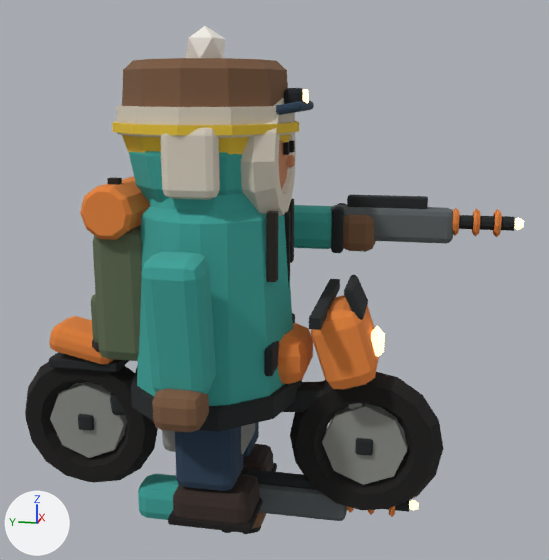
What one commit did to the glTF model apps/client/public/models/explorer.glb.
Both versions are drawn from a 50 mm lens placed at (-3.37, -0.95, 1.97), pointed at (0.0, -0.28, 1.13). The lights are fixed; the arrows at lower left show +X, +Y and +Z. The older version comes first. Where no turn or scale is listed for an object, it has been applied to the vertices.

In view in the first picture: 'ArmL', 'Bars', 'ChapkaEar', 'ChapkaTop', 'Engine', 'Fairing', 'FenderR', 'Fork', 'Frame', 'Fur', 'Headlight', 'Hub', 'Hub.001', 'LegL', 'Pack', 'Rim', 'Rim.001', 'Screen', 'Seat', 'Tail', 'Tank', 'Torso', 'Tyre', 'Tyre.001' and 44 more.
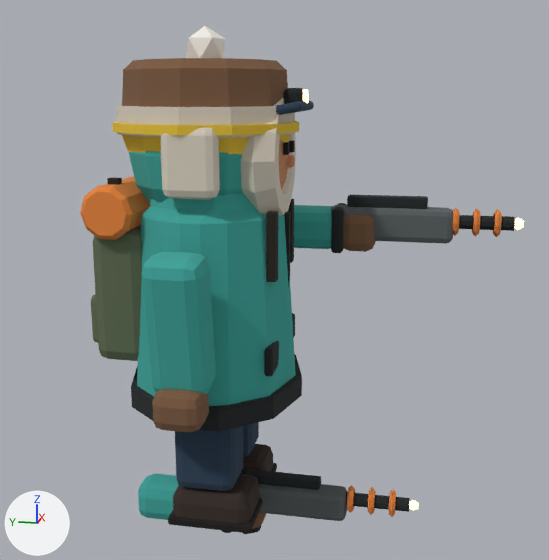
Boxes (x1, y1, x2, y2) around the edits, measured in the pictures (549 x 560 px):
```json
{"object": "Tyre", "change": "deleted", "before": [290, 372, 443, 510], "on screen": "black"}
{"object": "Tyre.001", "change": "deleted", "before": [25, 362, 158, 483], "on screen": "black"}
{"object": "Rim", "change": "deleted", "before": [322, 403, 408, 485]}
{"object": "Fairing", "change": "deleted", "before": [311, 295, 379, 389], "on screen": "orange"}
{"object": "Rim.001", "change": "deleted", "before": [50, 382, 127, 458]}
{"object": "Tail", "change": "deleted", "before": [49, 316, 114, 364], "on screen": "orange"}
{"object": "Tank", "change": "deleted", "before": [278, 323, 313, 384], "on screen": "orange"}
{"object": "Frame", "change": "deleted", "before": [110, 381, 324, 415]}
{"object": "FenderR", "change": "deleted", "before": [49, 352, 130, 372], "on screen": "black"}
{"object": "Bars", "change": "deleted", "before": [309, 279, 340, 330], "on screen": "black"}
{"object": "Screen", "change": "deleted", "before": [344, 275, 368, 320], "on screen": "black"}
{"object": "Engine", "change": "deleted", "before": [162, 423, 255, 454]}
{"object": "Headlight", "change": "deleted", "before": [371, 326, 385, 357]}
{"object": "Hub", "change": "deleted", "before": [355, 438, 373, 456]}
{"object": "Hub.001", "change": "deleted", "before": [78, 414, 94, 430]}
{"object": "Fork", "change": "deleted", "before": [348, 403, 363, 410], "on screen": "mostly hidden"}
{"object": "Seat", "change": "deleted", "before": [92, 340, 100, 352], "on screen": "mostly hidden"}
```

Scene script edits in JSON lines:
```json
{"op": "remove", "block": "ob_bars", "code": ["ob_bars = bpy.data.objects.new('Bars', me_cube_046)", "ob_bars.location = (0.0, -0.52, 1.04)"]}
{"op": "remove", "block": "ob_engine", "code": ["ob_engine = bpy.data.objects.new('Engine', me_cube_039)", "ob_engine.location = (0.0, 0.05, 0.42)"]}
{"op": "remove", "block": "ob_fairing", "code": ["ob_fairing = bpy.data.objects.new('Fairing', me_cube_043)", "ob_fairing.location = (0.0, -0.62, 0.86)"]}
{"op": "remove", "block": "ob_fenderr", "code": ["ob_fenderr = bpy.data.objects.new('FenderR', me_cube_047)", "ob_fenderr.location = (0.0, 0.66, 0.68)"]}
{"op": "remove", "block": "ob_fork", "code": ["ob_fork = bpy.data.objects.new('Fork', me_cube_045)", "ob_fork.location = (0.0, -0.66, 0.58)"]}
{"op": "remove", "block": "ob_frame", "code": ["ob_frame = bpy.data.objects.new('Frame', me_cube_038)", "ob_frame.location = (0.0, 0.0, 0.52)"]}
{"op": "remove", "block": "ob_headlight", "code": ["ob_headlight = bpy.data.objects.new('Headlight', me_icosphere_003)", "ob_headlight.location = (0.0, -0.76, 0.86)"]}
{"op": "remove", "block": "ob_screen", "code": ["ob_screen = bpy.data.objects.new('Screen', me_cube_044)", "ob_screen.location = (0.0, -0.66, 1.07)"]}
{"op": "remove", "block": "ob_seat", "code": ["ob_seat = bpy.data.objects.new('Seat', me_cube_041)", "ob_seat.location = (0.0, 0.32, 0.8)"]}
{"op": "remove", "block": "ob_tail", "code": ["ob_tail = bpy.data.objects.new('Tail', me_cube_042)", "ob_tail.location = (0.0, 0.66, 0.78)"]}
{"op": "remove", "block": "ob_tank", "code": ["ob_tank = bpy.data.objects.new('Tank', me_cube_040)", "ob_tank.location = (0.0, -0.2, 0.78)"]}
{"op": "remove", "block": "ob_hub", "code": ["ob_hub = bpy.data.objects.new('Hub', me_cube_036)", "ob_hub.location = (0.0, -0.72, 0.36)"]}
{"op": "remove", "block": "ob_rim", "code": ["ob_rim = bpy.data.objects.new('Rim', me_cone_012)", "ob_rim.location = (0.0, -0.72, 0.36)"]}
{"op": "remove", "block": "ob_tyre", "code": ["ob_tyre = bpy.data.objects.new('Tyre', me_torus_007)", "ob_tyre.location = (0.0, -0.72, 0.36)"]}
{"op": "remove", "block": "ob_hub_001", "code": ["ob_hub_001 = bpy.data.objects.new('Hub.001', me_cube_037)", "ob_hub_001.location = (0.0, 0.68, 0.36)"]}
{"op": "remove", "block": "ob_rim_001", "code": ["ob_rim_001 = bpy.data.objects.new('Rim.001', me_cone_013)", "ob_rim_001.location = (0.0, 0.68, 0.36)"]}
{"op": "remove", "block": "ob_tyre_001", "code": ["ob_tyre_001 = bpy.data.objects.new('Tyre.001', me_torus_008)", "ob_tyre_001.location = (0.0, 0.68, 0.36)"]}
```
